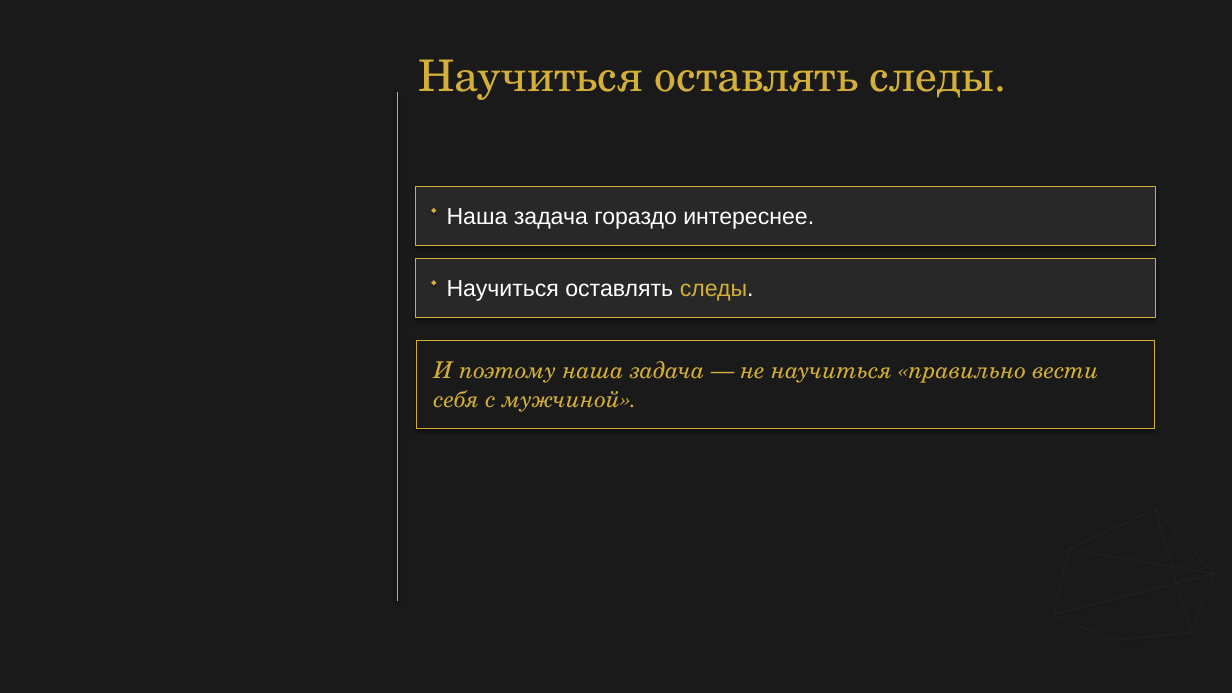
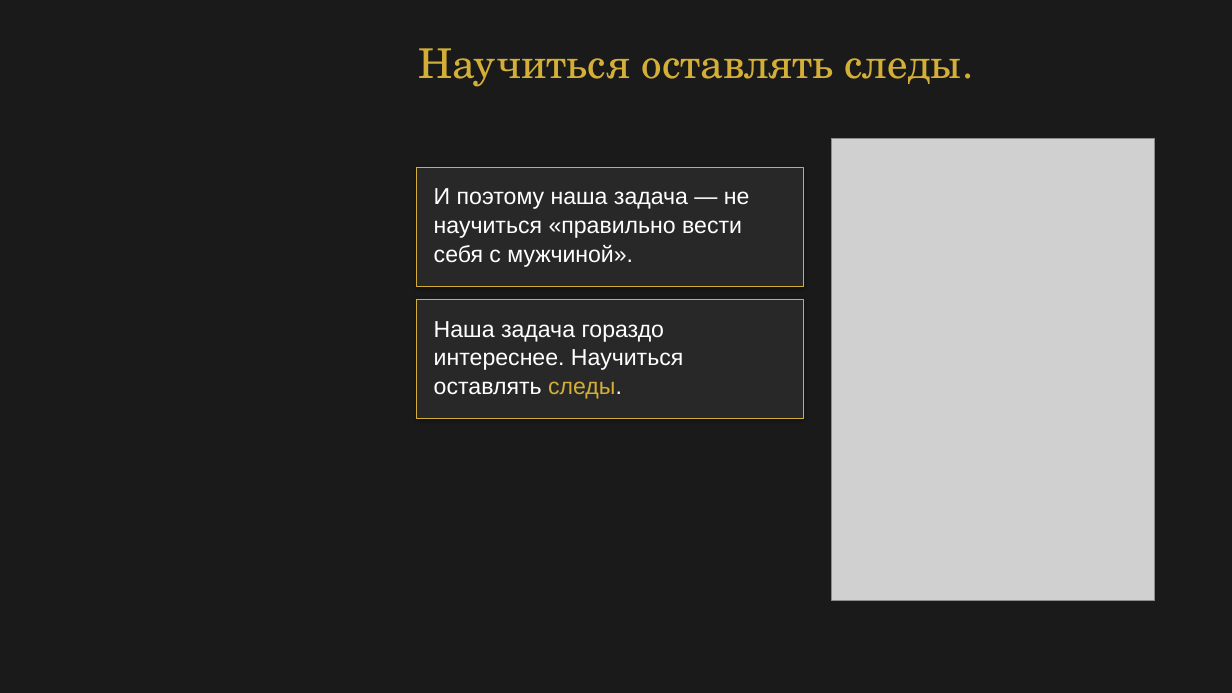
Before and after one commit to babylonofkommod-ai/-, a slide deck: slide 8 of Ваш Кристалл незабываемости.pptx (slide 6 before the commit). Drawn at 1232x693 pixels with LibreOffice and Linux fonts; fonts in the diff are those of the drawing; grey boxes stand for pictures. Boxes give left, top, right and bottom in pixels: in the first picture for what was removed or moved away, otherwise in the second. Text is boxed around its words. In the diff, an @@ line names an element or a change of style, - is before the commit and + after.

```diff
--- a/Ваш Кристалл незабываемости.pptx
+++ b/Ваш Кристалл незабываемости.pptx
@@ text "Научиться оставлять следы.": place and size @@
-text "Научиться оставлять следы." at <box>418,59,995,100</box>
+text "Научиться оставлять следы." at <box>418,48,962,87</box>
@@ text "Научиться оставлять следы." at <box>418,48,962,87</box>: size 34 to 32 pt; line spacing 42.2pt to 39.7pt @@
@@ line removed from (397, 92) to (397, 601) @@
@@ picture added at <box>832,139,1155,601</box> @@
@@ rectangle: place and size @@
-rectangle at <box>416,186,1155,245</box>
+rectangle at <box>417,167,804,287</box>
@@ text "И поэтому наша задача — ...": place and size @@
-text "И поэтому наша задача — ..." at <box>434,361,1099,412</box>
+text "И поэтому наша задача — ..." at <box>434,188,750,267</box>
@@ diamond removed at <box>432,208,437,213</box> @@
@@ text at <box>434,188,750,238</box>: text changed; font TeX Gyre Schola to Arial; text colour #D4AF37 to #FFFFFF; italic off @@
-И поэтому наша задача — не научиться «правильно вести
+И поэтому наша задача — не
+научиться «правильно вести
@@ rectangle removed at <box>416,259,1155,318</box> @@
@@ text at <box>434,245,633,267</box>: font TeX Gyre Schola to Arial, text colour #D4AF37 to #FFFFFF, italic off in "себя с мужчиной»." @@
@@ rectangle added at <box>417,299,804,419</box>, fill #282828, outline #D4AF37 0.5 pt @@
@@ diamond removed at <box>432,280,437,286</box> @@
@@ text removed at <box>447,280,754,301</box> @@
-Научиться оставлять следы.
@@ text at <box>434,321,683,399</box>: text changed @@
-Наша задача гораздо интереснее.
+Наша задача гораздо
+интереснее. Научиться
+оставлять следы.
@@ rectangle removed at <box>417,341,1155,429</box> @@
@@ line removed from (1069, 549) to (1155, 509) @@
@@ line removed from (1155, 509) to (1214, 574) @@
@@ line removed from (1155, 509) to (1191, 633) @@
@@ line removed from (1054, 615) to (1069, 549) @@
@@ line removed from (1069, 549) to (1214, 574) @@
@@ line removed from (1214, 574) to (1054, 615) @@
```
Also in this commit, not shown: 12 other slides changed, 9 slides added, 3 slides removed, 9 other files.
